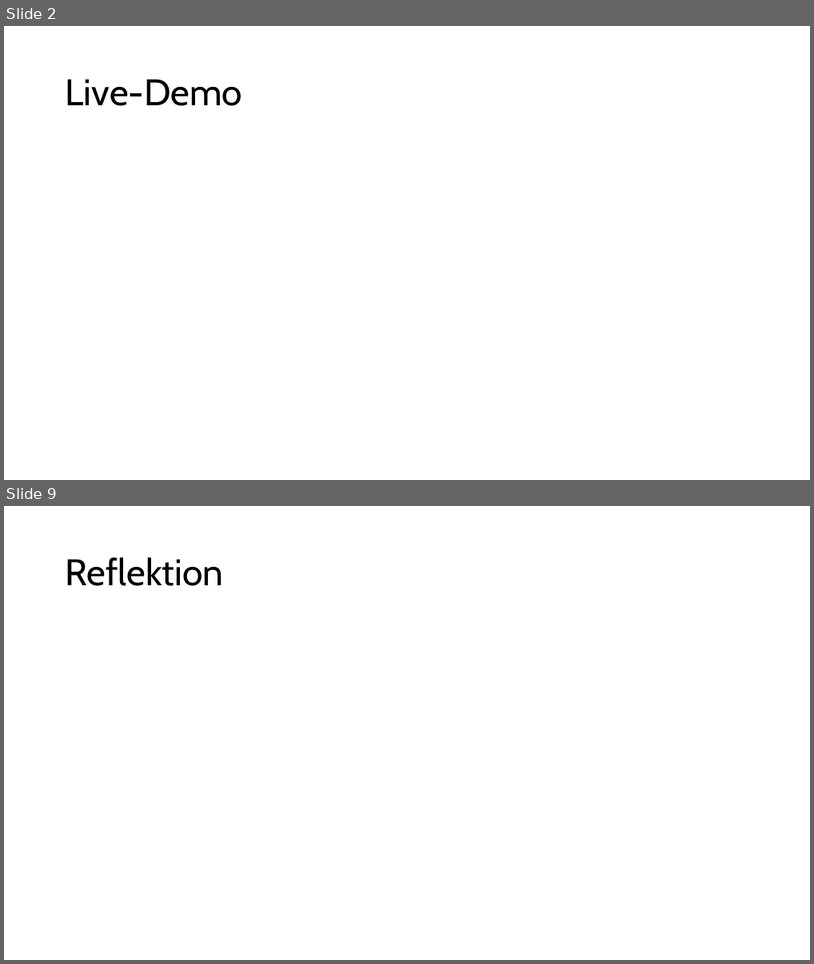
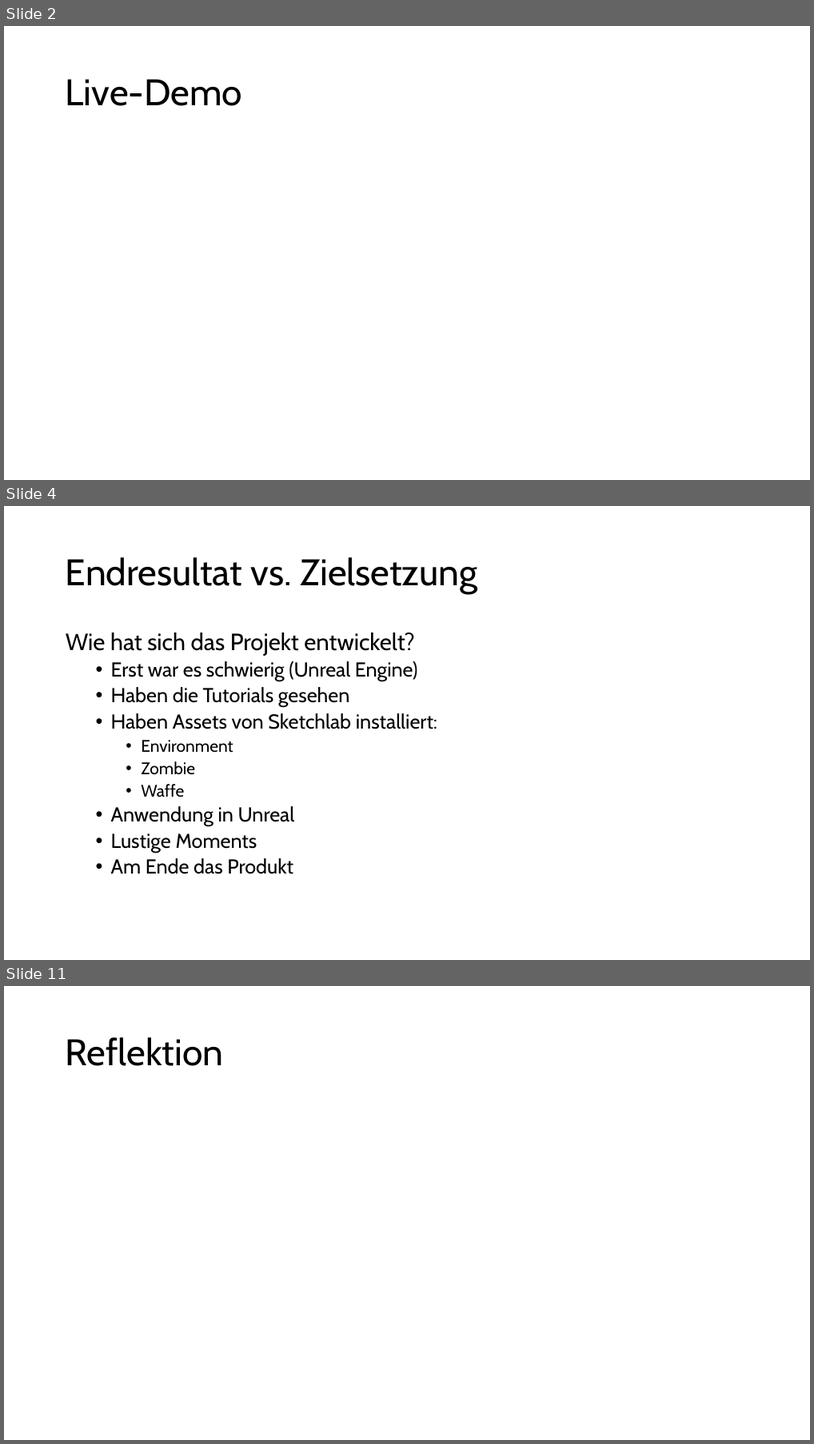
Before and after one commit to Soguel-Aurelien/UnrealEngineProjekt, a slide deck: Presentation/Unrealengine pp.pptx. Shown one above the other, each under a label of ours: slides 2 and 9 before the commit, slides 2, 4 and 11 after it; the slides between them are not shown. The pictures are 814x964 and 814x1444 pixels, drawn with LibreOffice and Linux fonts; fonts in the diff are those of the drawing. Boxes give left, top, right and bottom in pixels: in the first picture for what was removed or moved away, otherwise in the second. Text is boxed around its words. In the diff, an @@ line names an element or a change of style, - is before the commit and + after.

Commit message:
Update Unreal Engine pptx

```diff
--- a/Presentation/Unrealengine pp.pptx
+++ b/Presentation/Unrealengine pp.pptx
@@ slide 4 added at <box>4,506,810,960</box>, background #FFFFFF @@
@@ title added at <box>66,557,478,594</box>, 44 pt, text #000000 @@
+Endresultat vs. Zielsetzung
@@ text added at <box>66,632,438,874</box>, 24 pt, text #000000 @@
+Wie hat sich das Projekt entwickelt?
+  • Erst war es schwierig (Unreal Engine)
+  • Haben die Tutorials gesehen
+  • Haben Assets von Sketchlab installiert:
+    • Environment
+    • Zombie
+    • Waffe
+  • Anwendung in Unreal
+  • Lustige Moments
+  • Am Ende das Produkt
@@ what was slide 9 is now slide 11 @@
```
Also in this commit, not shown: 6 slides changed, 2 other slides added, 1 slide removed.
